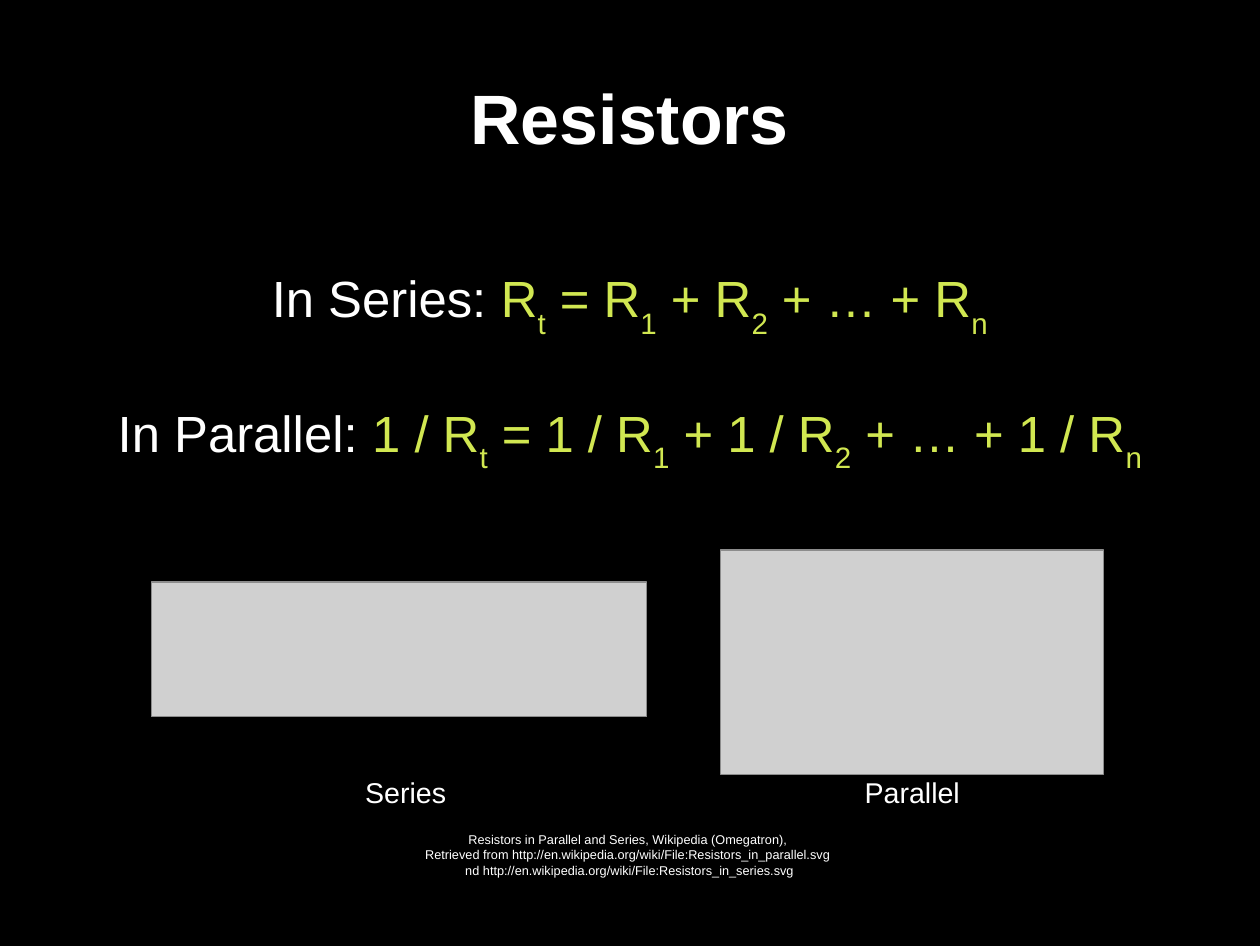
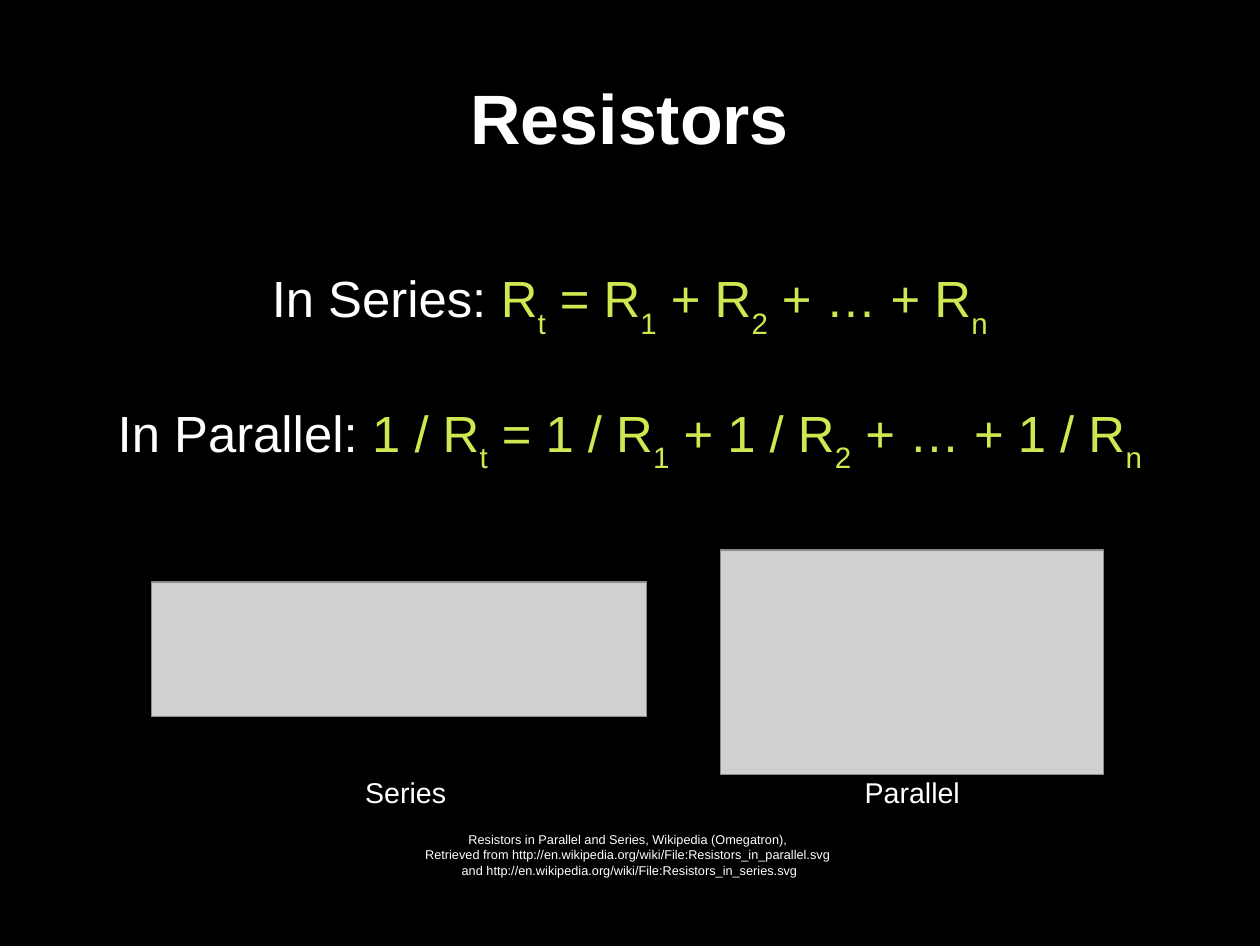
Before and after one commit to gaudeon/rpi_gpio_overview, a slide deck: slide 37 of slides/RPi GPIO Overview.odp (slide 32 before the commit). Drawn at 1260x946 pixels with LibreOffice and Linux fonts; fonts in the diff are those of the drawing; grey boxes stand for pictures. Boxes give left, top, right and bottom in pixels: in the first picture for what was removed or moved away, otherwise in the second. Text is boxed around its words. In the diff, an @@ line names an element or a change of style, - is before the commit and + after.

```diff
--- a/slides/RPi GPIO Overview.odp
+++ b/slides/RPi GPIO Overview.odp
@@ text at [462, 865, 797, 878]: text changed @@
-nd http://en.wikipedia.org/wiki/File:Resistors_in_series.svg
+and http://en.wikipedia.org/wiki/File:Resistors_in_series.svg
```
Also in this commit, not shown: 6 other slides changed, 7 slides added.
